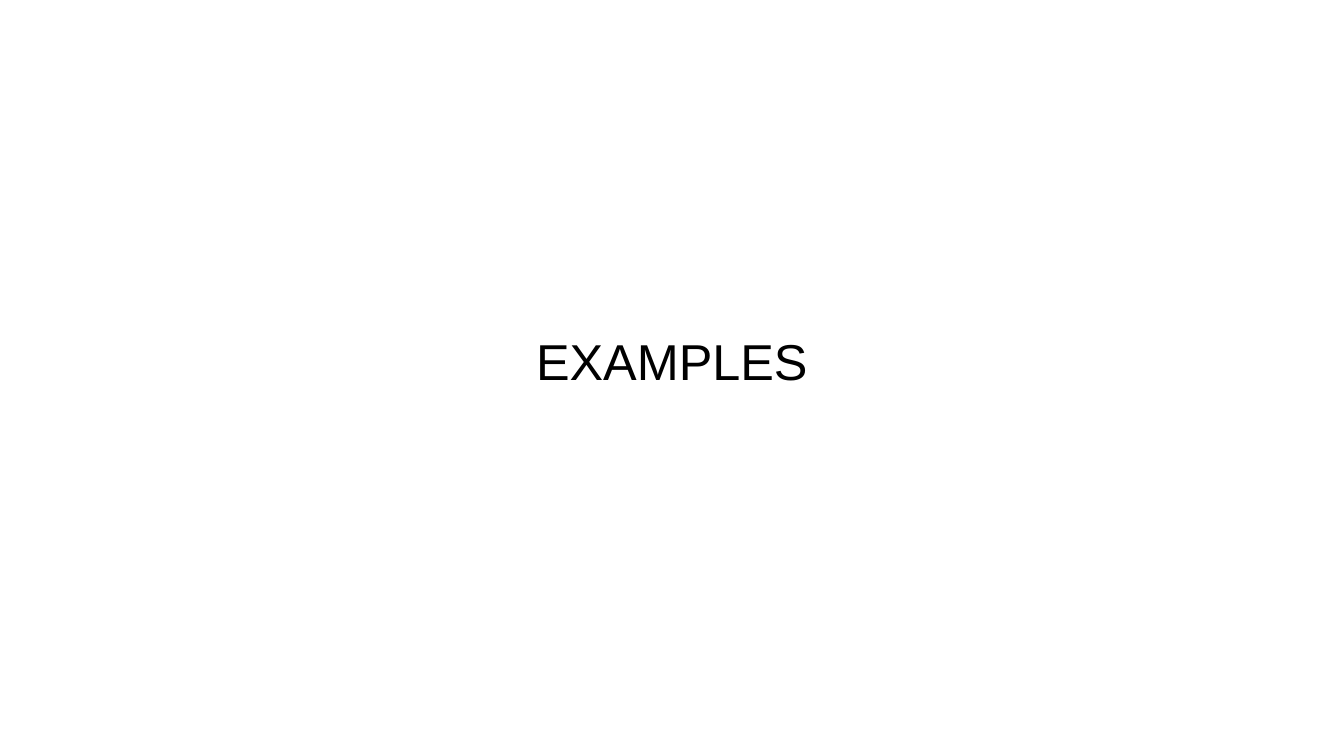
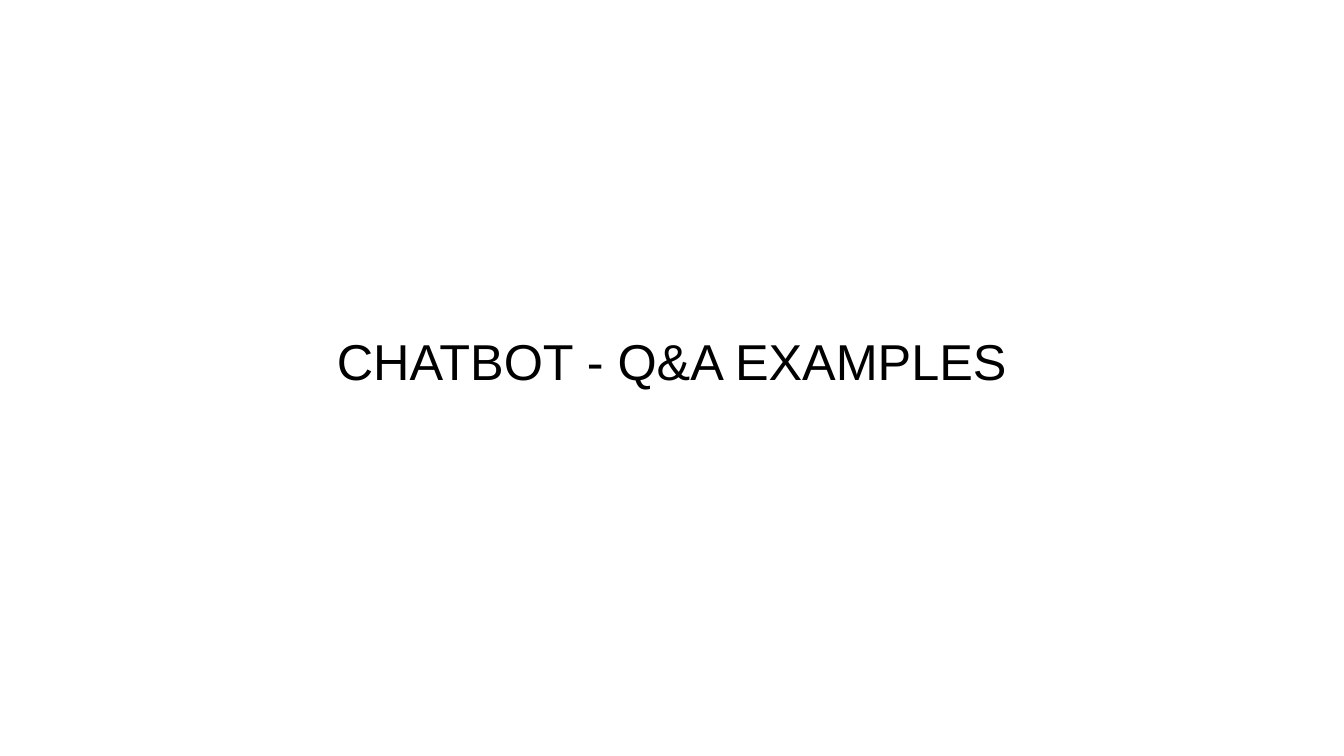
Before and after one commit to rgkannan676/Financial_Q-A_Chatbot, a slide deck: slide 10 of Kannan_QA_Chatbot_Assignment.pptx (slide 9 before the commit). Drawn at 1344x756 pixels with LibreOffice and Linux fonts; fonts in the diff are those of the drawing; background and template pictures are left out. Boxes give left, top, right and bottom in pixels: in the first picture for what was removed or moved away, otherwise in the second. Text is boxed around its words. In the diff, an @@ line names an element or a change of style, - is before the commit and + after.

```diff
--- a/Kannan_QA_Chatbot_Assignment.pptx
+++ b/Kannan_QA_Chatbot_Assignment.pptx
@@ text at <box>337,344,1006,390</box>: text changed @@
-EXAMPLES
+CHATBOT - Q&A EXAMPLES
```
Also in this commit, not shown: 5 other slides changed, 4 slides added, 1 slide removed.
